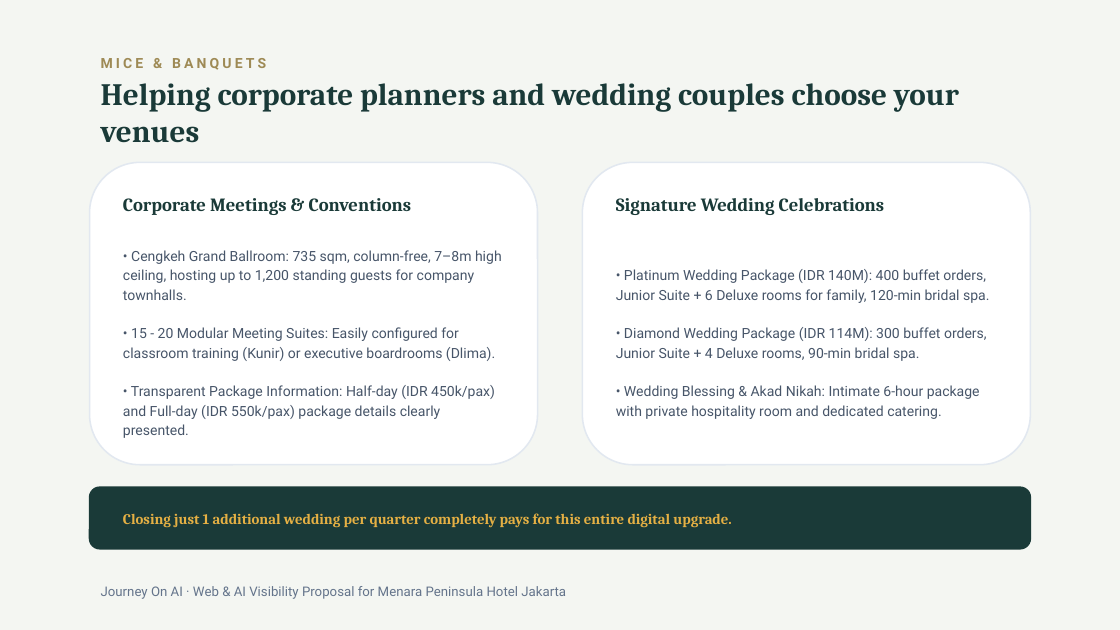
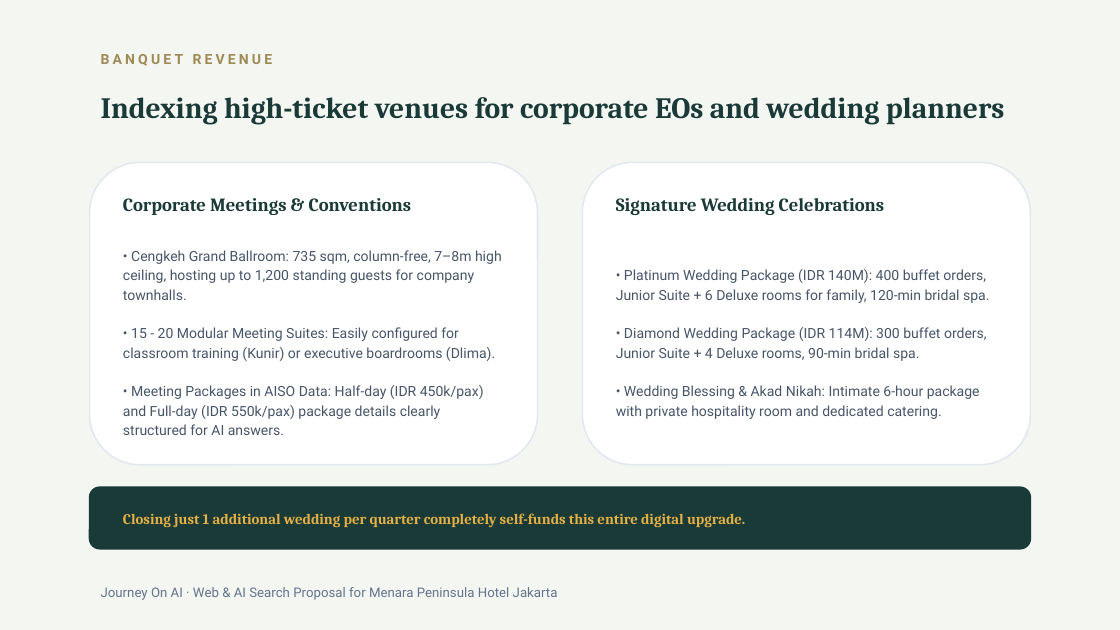
Before and after one commit to arbuuuud/menarapeninsula, a slide deck: slide 8 of PITCH_DECK_MENARA_PENINSULA_AISO_V3.pptx (slide 6 before the commit). Drawn at 1120x630 pixels with LibreOffice and Linux fonts; fonts in the diff are those of the drawing. Boxes give left, top, right and bottom in pixels: in the first picture for what was removed or moved away, otherwise in the second. Text is boxed around its words. In the diff, an @@ line names an element or a change of style, - is before the commit and + after.

Commit message:
feat(deck-v3): balance pitch deck with explicit GEO & AISO frameworks, real AI prompt simulation, and diagnostic audit report findings

```diff
--- a/PITCH_DECK_MENARA_PENINSULA_AISO_V3.pptx
+++ b/PITCH_DECK_MENARA_PENINSULA_AISO_V3.pptx
@@ text at (101, 54, 273, 66): text changed @@
-MICE & BANQUETS
+BANQUET REVENUE
@@ text at (101, 97, 1005, 125): text changed; size 20 to 19 pt @@
-Helping corporate planners and wedding couples choose your venues
+Indexing high-ticket venues for corporate EOs and wedding planners
@@ text at (123, 385, 484, 435): text changed @@
-• Transparent Package Information: Half-day (IDR 450k/pax) and Full-day (IDR 550k/pax) package details clearly presented.
+• Meeting Packages in AISO Data: Half-day (IDR 450k/pax) and Full-day (IDR 550k/pax) package details clearly structured for AI answers.
@@ text at (123, 513, 745, 528): text changed @@
-Closing just 1 additional wedding per quarter completely pays for this entire digital upgrade.
+Closing just 1 additional wedding per quarter completely self-funds this entire digital upgrade.
@@ text at (101, 587, 558, 600): text changed @@
-Journey On AI · Web & AI Visibility Proposal for Menara Peninsula Hotel Jakarta
+Journey On AI · Web & AI Search Proposal for Menara Peninsula Hotel Jakarta
```
Also in this commit, not shown: 6 other slides changed, 4 slides added, 4 slides removed, 4 other files.
